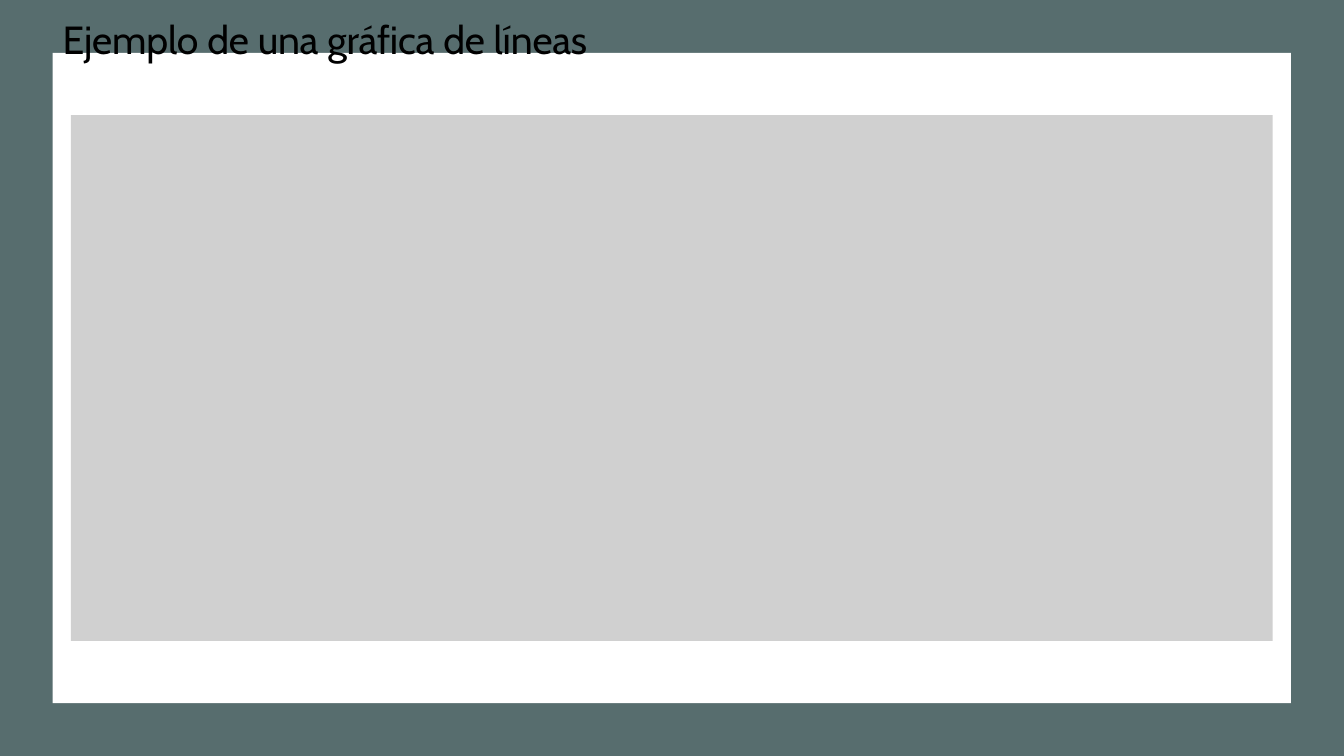
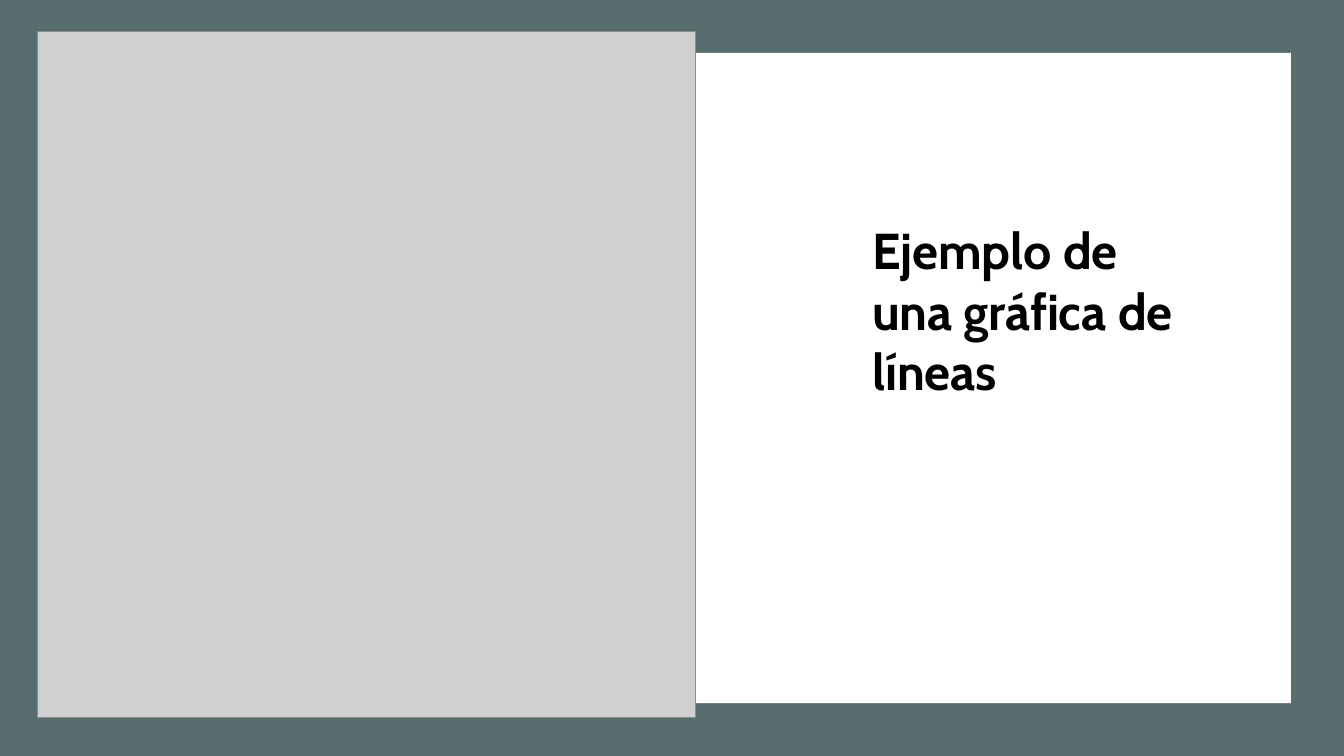
Before and after one commit to lizetheP/Programacion, a slide deck: slide 11 of CalendarioAgo2022/presentaciones/Gráficas-Matplotib.pptx (slide 10 before the commit). Drawn at 1344x756 pixels with LibreOffice and Linux fonts; fonts in the diff are those of the drawing; grey boxes stand for pictures; background and template pictures are left out. Boxes give left, top, right and bottom in pixels: in the first picture for what was removed or moved away, otherwise in the second. Text is boxed around its words. In the diff, an @@ line names an element or a change of style, - is before the commit and + after.

```diff
--- a/CalendarioAgo2022/presentaciones/Gráficas-Matplotib.pptx
+++ b/CalendarioAgo2022/presentaciones/Gráficas-Matplotib.pptx
@@ picture added at bbox=[37, 31, 696, 718] @@
@@ picture removed at bbox=[71, 115, 1272, 641] @@
@@ title "Ejemplo de una gráfica de ...": place and size @@
-title "Ejemplo de una gráfica de ..." at bbox=[63, 24, 588, 64]
+title "Ejemplo de una gráfica de ..." at bbox=[872, 231, 1173, 391]
@@ title "Ejemplo de una gráfica de ..." at bbox=[872, 231, 1173, 391]: size 28 to 36 pt, bold on @@
```
Also in this commit, not shown: 6 other slides changed, 1 slide added, 3 slides removed, 28 other files.
